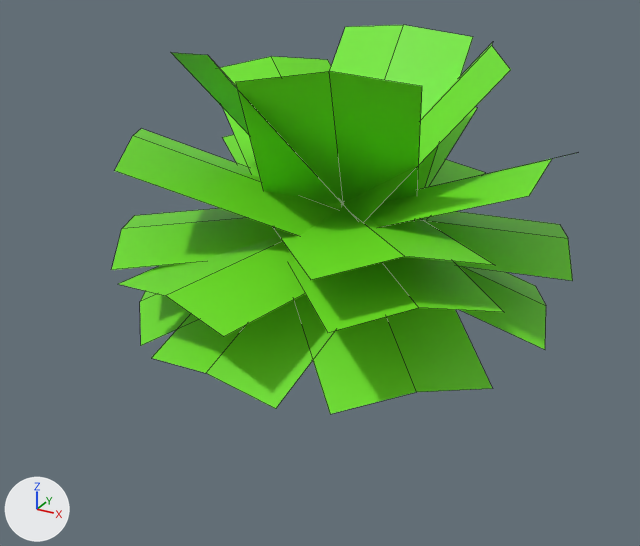
The FBX model Plants/Fern.fbx: old version first, new version second.
One viewpoint serves both versions: a 50 mm lens placed at (5.23, -10.16, 6.32), pointed at (-0.07, -0.51, 1.5). The axes (+X, +Y, +Z) are drawn at lower left. The lights are the same throughout. The older version comes first. Mesh edges are drawn as thin lines. Where no turn or scale is listed for an object, it has been applied to the vertices.

Names of what the first picture shows: 'Fern'.
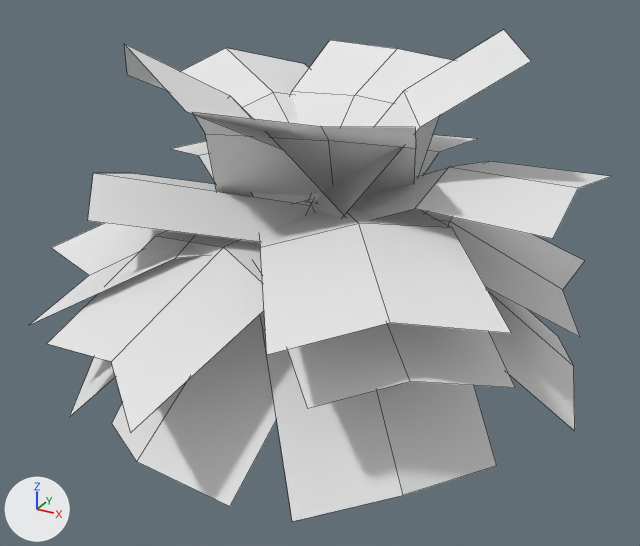
Where the change shows, as pixel boxes (x1, y1, x2, y2) in the pictures (640 x 546 px; the box of a moved part takes in the faces that stretch with it):
'Fern', reshaped (26% wider, 26% taller): before (112, 25, 573, 414); after (30, 30, 610, 521)
part 1 of me_plane_001, rebuilt: before (140, 291, 199, 345); after (30, 223, 204, 325)
part 2 of me_plane_001, rebuilt: before (152, 300, 335, 409); after (112, 315, 277, 506)
part 3 of me_plane_001, rebuilt: before (294, 294, 492, 414); after (255, 258, 515, 408)
part 4 of me_plane_001, rebuilt: before (457, 265, 546, 350); after (425, 212, 584, 337)
part 5 of me_plane_001, rebuilt: before (112, 208, 280, 270); after (88, 173, 310, 242)
part 6 of me_plane_001, rebuilt: before (222, 134, 249, 168); after (172, 141, 214, 180)
part 7 of me_plane_001, rebuilt (14% wider, 103% taller): before (273, 208, 494, 280); after (259, 208, 511, 355)
part 8 of me_plane_001, rebuilt: before (425, 107, 477, 188); after (419, 135, 476, 176)
part 9 of me_plane_001, rebuilt: before (368, 154, 570, 227); after (351, 161, 610, 239)
part 10 of me_plane_001, rebuilt: before (115, 129, 337, 236); after (124, 44, 338, 209)
part 11 of me_plane_001, rebuilt: before (330, 25, 473, 189); after (291, 40, 453, 202)
part 12 of me_plane_001, rebuilt (26% wider): before (341, 42, 511, 222); after (316, 30, 531, 217)
part 13 of me_plane_001, rebuilt: before (236, 71, 422, 203); after (192, 112, 416, 197)
part 14 of me_plane_001, rebuilt: before (220, 56, 342, 209); after (181, 48, 312, 206)
part 15 of me_plane_001, moved or reshaped: before (119, 52, 573, 337); after (47, 174, 575, 521)

Patch to the scene script:
```diff
--- a/Plants/Fern.fbx.py
+++ b/Plants/Fern.fbx.py
@@ me_plane_001 @@
-me_plane_001.from_pydata(...)  # 151 vertices, 66 faces; spans x -3.07..3.15, y -3.15..3.0, z 0.0..4.48
-me_plane_001.materials.append(mat_trunk)  # white #e7e7e7
-me_plane_001.materials.append(mat_leaf)  # green #71e722
+me_plane_001.from_pydata(...)  # 211 vertices, 106 faces; spans x -4.45..3.46, y -4.33..3.63, z -0.1..4.66
+# me_plane_001 part 1: the loose piece of 6 vertices spanning x -2.82..0.58, y -2.41..0.82, z 0.87..2.22 is rebuilt with 9 vertices and now spans x -4.45..0.37, y -3.13..0.97, z 1.19..2.27, in mat_fern_texture (white #e7e7e7)
+# me_plane_001 part 2: the loose piece of 6 vertices spanning x -1.34..0.99, y -2.86..0.13, z 0.87..2.22 is rebuilt with 9 vertices and now spans x -1.71..0.97, y -3.64..0.05, z -0.03..2.29, in mat_fern_texture (white #e7e7e7)
+# me_plane_001 part 3: the loose piece of 6 vertices spanning x -0.71..2.65, y -2.66..0.71, z 0.87..2.22 is rebuilt with 9 vertices and now spans x -1.22..3.1, y -3.3..0.69, z 1.33..2.34, in mat_fern_texture (white #e7e7e7)
+# me_plane_001 part 4: the loose piece of 6 vertices spanning x -0.34..2.93, y -0.94..1.87, z 0.87..2.22 is rebuilt with 9 vertices and now spans x -0.68..3.34, y -1.39..2.35, z 1.15..2.32, in mat_fern_texture (white #e7e7e7)
+# me_plane_001 part 5: the loose piece of 6 vertices spanning x -3.07..0.52, y -2.42..0.85, z 1.86..2.25 is rebuilt with 6 vertices and now spans x -3.05..0.46, y -2.65..0.75, z 2.1..2.84, in mat_fern_texture (white #e7e7e7)
+# me_plane_001 part 6: the loose piece of 6 vertices spanning x -2.85..0.68, y -0.73..2.75, z 2.13..2.77 is rebuilt with 9 vertices and now spans x -4.11..0.57, y -0.97..2.93, z 1.93..2.79, in mat_fern_texture (white #e7e7e7)
+# me_plane_001 part 7: the loose piece of 6 vertices spanning x -0.77..2.67, y -2.91..0.64, z 2.13..2.77 is rebuilt with 9 vertices and now spans x -0.92..3.09, y -3.72..0.68, z 2.1..2.7, in mat_fern_texture (white #e7e7e7)
+# me_plane_001 part 8: the loose piece of 6 vertices spanning x -1.14..0.86, y -0.06..2.79, z 2.09..3.34 is rebuilt with 9 vertices and now spans x -1.6..0.8, y -0.13..3.23, z 2.19..2.87, in mat_fern_texture (white #e7e7e7)
+# me_plane_001 part 9: the loose piece of 6 vertices spanning x -0.06..2.82, y -0.92..1.14, z 2.09..3.34 is rebuilt with 9 vertices and now spans x -0.17..3.23, y -1.3..1.24, z 2.09..3.06, in mat_fern_texture (white #e7e7e7)
+# me_plane_001 part 10: the loose piece of 6 vertices spanning x -2.85..0.58, y -2.39..0.74, z 2.09..3.34 is rebuilt with 9 vertices and now spans x -2.45..0.74, y -2.64..0.57, z 2.16..4.64, in mat_fern_texture (white #e7e7e7)
+# me_plane_001 part 11: the loose piece of 6 vertices spanning x -1.0..1.0, y -0.13..1.96, z 2.09..4.48 is rebuilt with 9 vertices and now spans x -1.42..0.96, y -0.3..2.22, z 2.2..4.1, in mat_fern_texture (white #e7e7e7)
+# me_plane_001 part 12: the loose piece of 6 vertices spanning x -0.41..2.2, y -0.91..1.72, z 2.09..4.48 is rebuilt with 9 vertices and now spans x -0.71..2.48, y -1.15..2.01, z 2.19..4.66, in mat_fern_texture (white #e7e7e7)
+# me_plane_001 part 13: the loose piece of 6 vertices spanning x -0.93..1.66, y -2.19..0.38, z 2.09..4.48 is rebuilt with 9 vertices and now spans x -1.61..1.71, y -2.65..0.37, z 2.15..4.1, in mat_fern_texture (white #e7e7e7)
+# me_plane_001 part 14: the loose piece of 6 vertices spanning x -2.62..0.58, y -0.81..2.27, z 2.14..3.93 is rebuilt with 9 vertices and now spans x -3.5..0.5, y -0.85..2.71, z 2.16..3.93, in mat_fern_texture (white #e7e7e7)
+# me_plane_001 part 15: 30 vertices removed from x -1.93..3.15, y -3.15..3.0, z 1.81..4.48; 45 vertices added at x -3.56..3.46, y -4.33..3.63, z -0.1..2.45
+# other edits to the shape of me_plane_001 do not show in these pictures
+me_plane_001.materials.append(mat_fern_texture)  # white #e7e7e7
```
